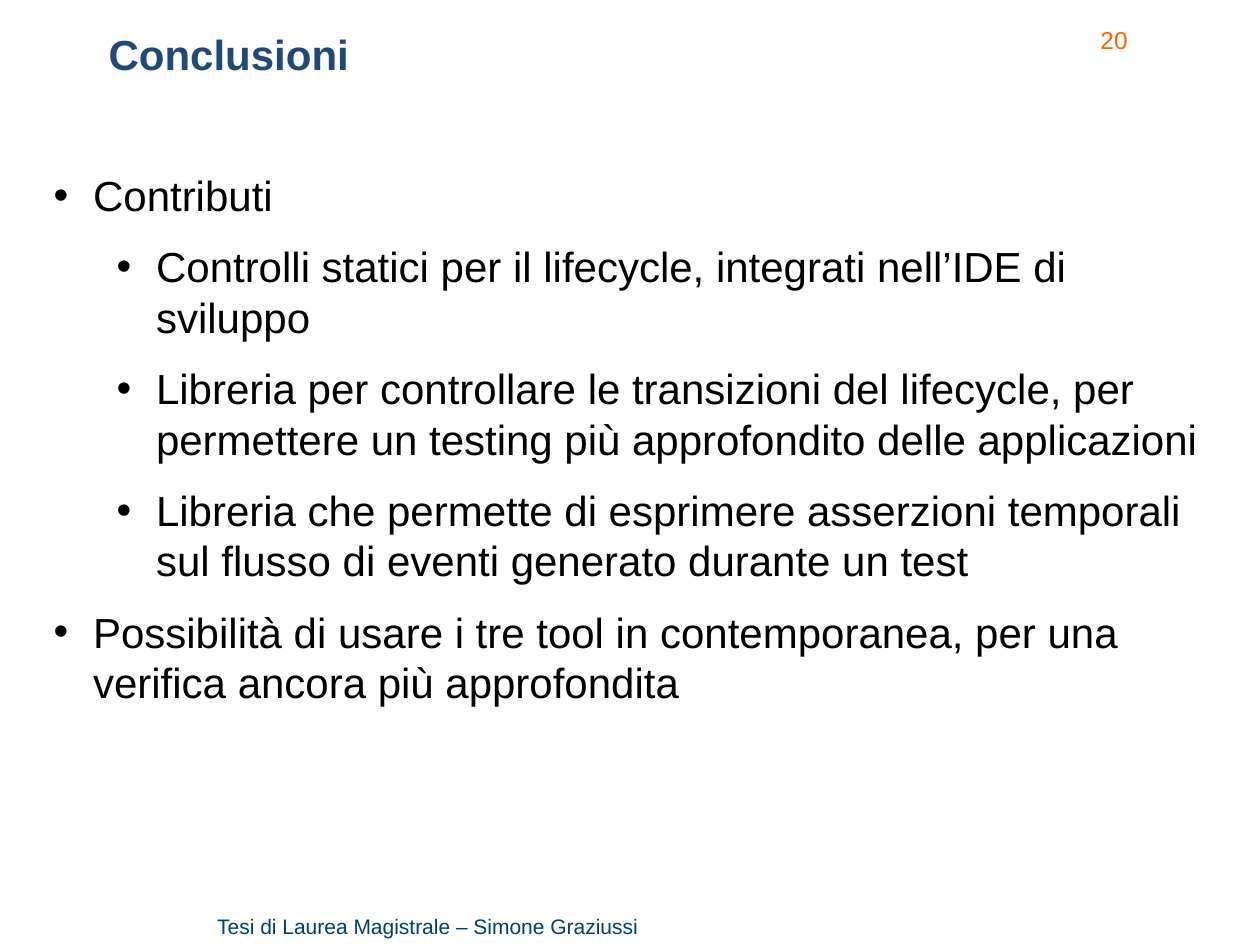
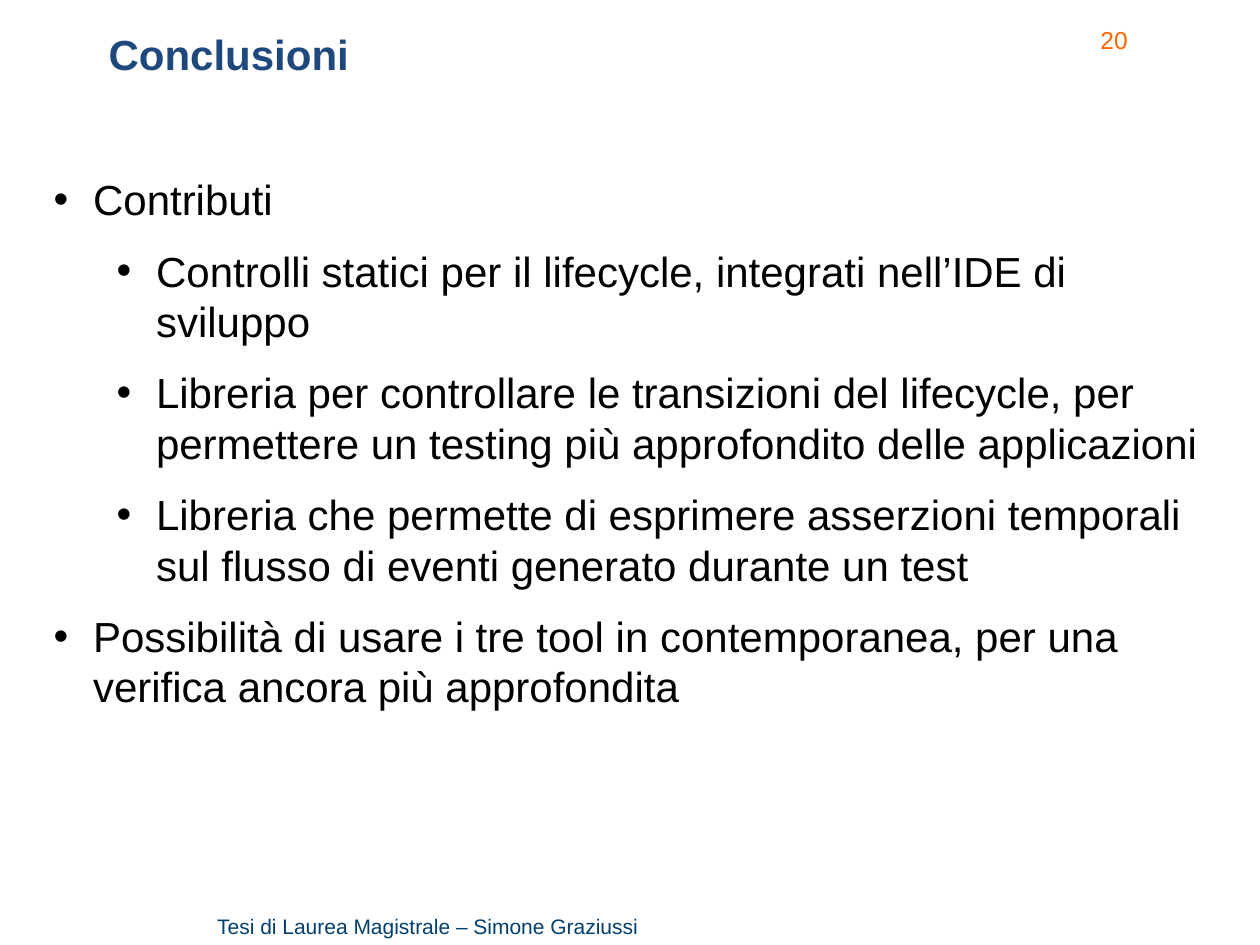
Before and after one commit to Simone3/Thesis, a slide deck: slide 20 of Presentation/Presentation.pptx. Drawn at 1260x945 pixels with LibreOffice and Linux fonts; fonts in the diff are those of the drawing; background and template pictures are left out. Boxes give left, top, right and bottom in pixels: in the first picture for what was removed or moved away, otherwise in the second. Text is boxed around its words. In the diff, an @@ line names an element or a change of style, - is before the commit and + after.

```diff
--- a/Presentation/Presentation.pptx
+++ b/Presentation/Presentation.pptx
@@ text "Contributi": place and size @@
-text "Contributi" at box(93, 180, 1197, 707)
+text "Contributi" at box(93, 184, 1197, 711)
```
Also in this commit, not shown: 2 other slides changed, 1 other file.
